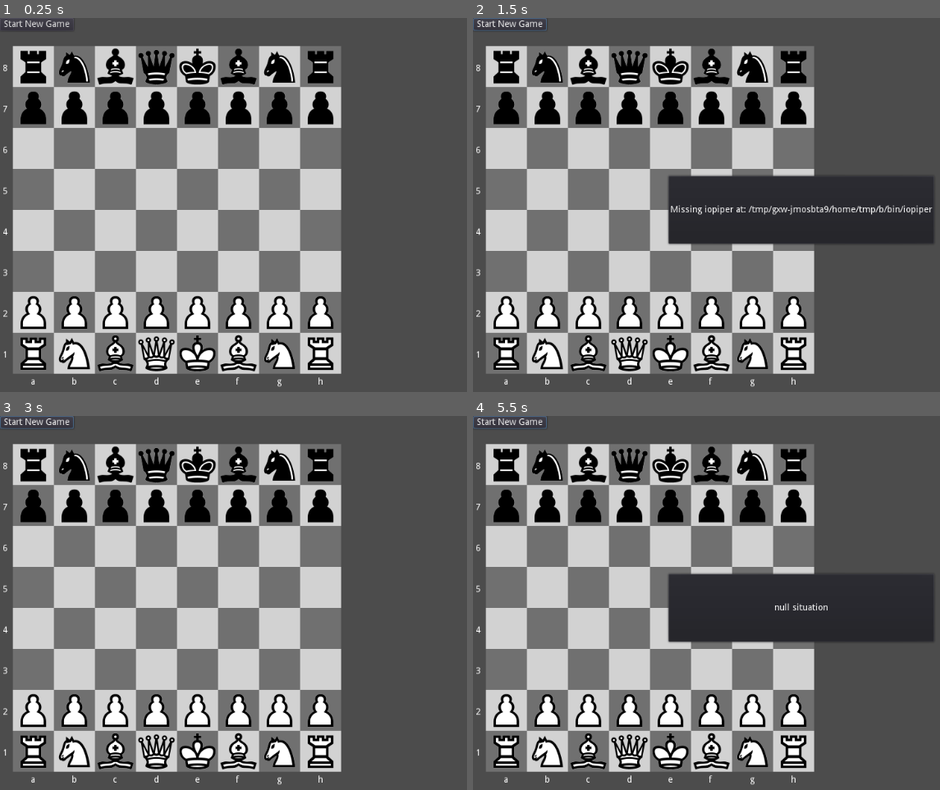
Above: before the commit, frames 1-4 (two rows, left to right).
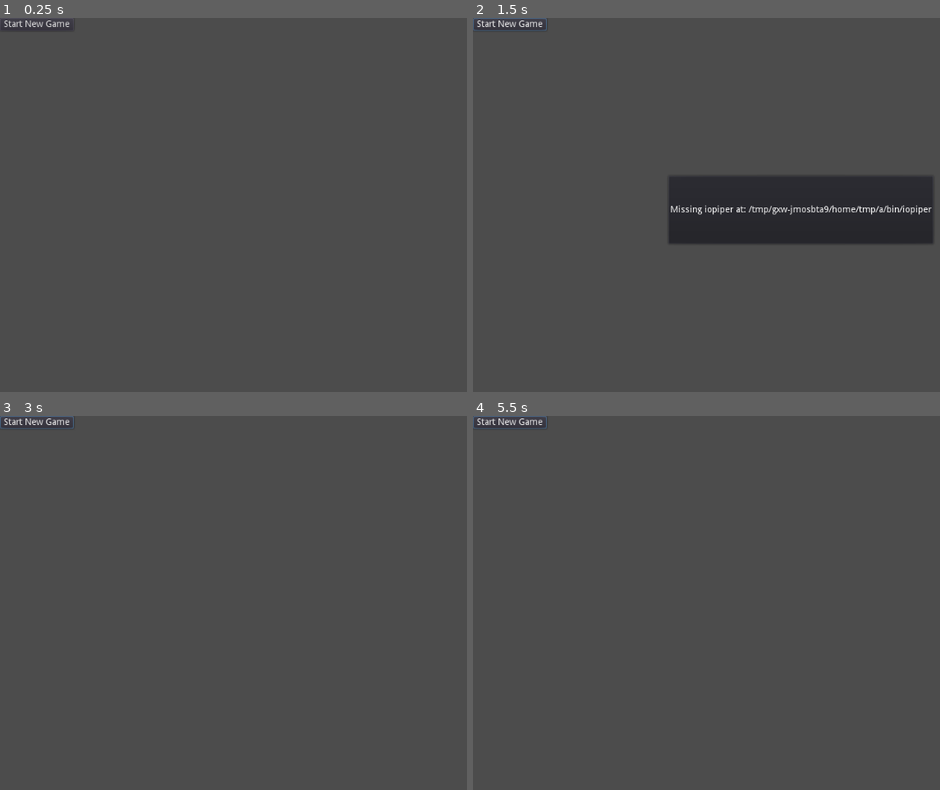
Above: after the commit, the same moments.

Repository: andrew-wilkes/godot-chess
Game: Godot game, scene res://Main.tscn
The game is run twice, just before and just after one commit, with the same random seed, the same clock (stepped at 60 frames per second) and the same inputs.
Inputs (mouse positions are in pixels of both pictures, inside the frame that each line leads up to):
- Up to frame 1 (0.25 s): no input
- Up to frame 2 (1.5 s): click "Start New Game" at 0.5 s; click "Start New Game" at 1.25 s
- Up to frame 3 (3 s): click "Start New Game" at 2 s; tap Enter at 2.75 s; move the mouse to (outside the picture) at 2.77 s; click (outside the picture) at 2.92 s
- Up to frame 4 (5.5 s): tap Space at 3.5, 5 s; move the mouse to (669, 625) at 3.52 s; click (669, 625) at 3.67 s; tap Enter at 4.25 s; move the mouse to (865, 524) at 4.27 s; click (865, 524) at 4.42 s; move the mouse to (767, 685) at 5.02 s; click (767, 685) at 5.17 s

The runs differ from the first frame. In frame 1, 61% of the frame differs, in the area x 0-74%, y 7-99%; in frame 2, 55%; in frame 3, 61%; in frame 4, 65%, in the area x 0-99%, y 7-99%.
Error after the commit: Parse Error: The identifier "fi" isn't declared in the current scope. (res://Board.gd:113)

Commit message:
Mod fen creator script (untested)

Diff:
--- a/src/Board.gd
+++ b/src/Board.gd
@@ -92,9 +92,8 @@
 
 
 func get_fen(next_move, num_half, num_whole):
-	var gi = 0
-	var fi = 0
-	var ns = 0
+	var gi = 0 # Grid index
+	var ns = 0 # Number of blank horizontal tile places counter
 	var castling = ""
 	var fen = ""
 	for y in 8:
@@ -106,12 +105,12 @@
 				if ns > 0:
 					fi += String(ns)
 					ns = 0
-			var key = p.key
-			if p.side == "W":
-				key = key.to_upper()
-			if p.tagged and "KQkq".find(key) > -1:
-				castling += key
-			fi += key
+				var key = p.key
+				if p.side == "W":
+					key = key.to_upper()
+				if p.tagged and "KQkq".find(key) > -1:
+					castling += key
+				fi += key
 		if y < 7:
 			fi += "/"
 	var pas = "-"
